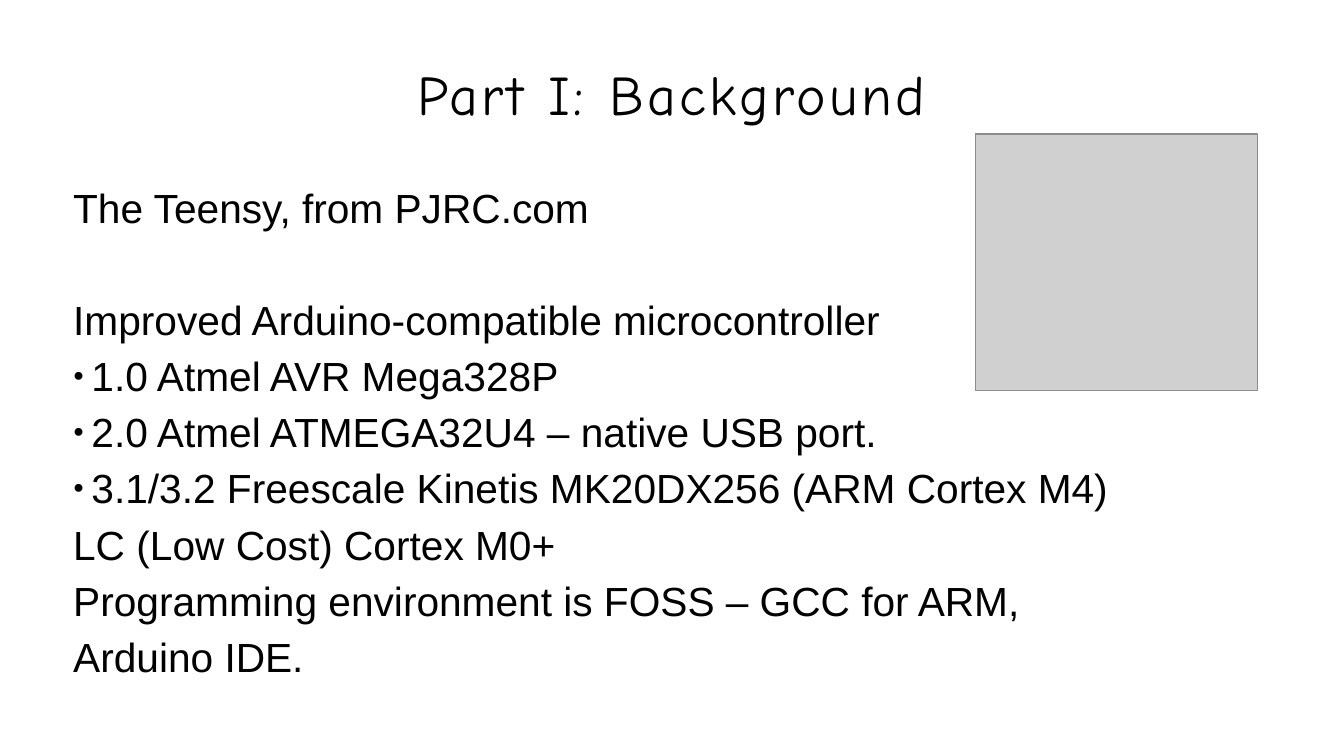
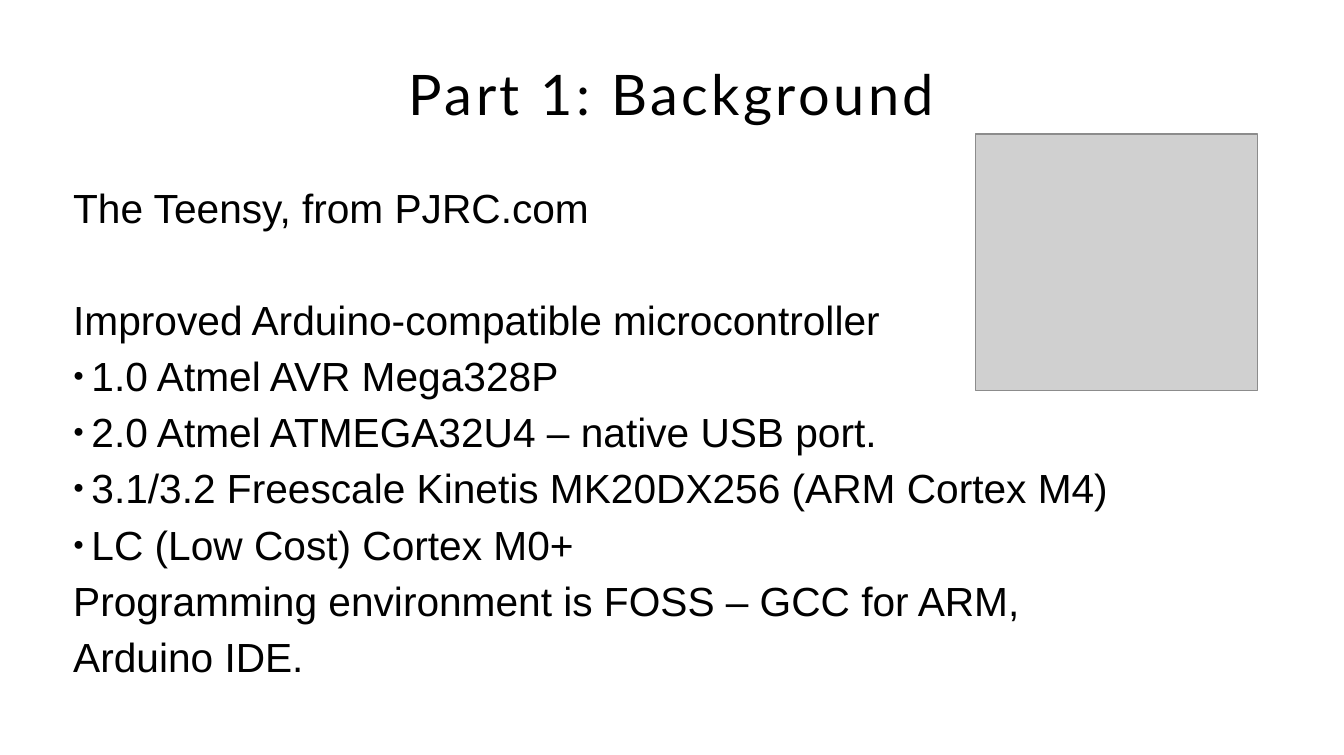
Before and after one commit to Jacquot-SFE/Teensy-synth-platform, a slide deck: slide 3 of presentation/slides/teensy-synthesis.odp (slide 2 before the commit). Drawn at 1344x755 pixels with LibreOffice and Linux fonts; fonts in the diff are those of the drawing; grey boxes stand for pictures; background and template pictures are left out. Boxes give left, top, right and bottom in pixels: in the first picture for what was removed or moved away, otherwise in the second. Text is boxed around its words. In the diff, an @@ line names an element or a change of style, - is before the commit and + after.

```diff
--- a/presentation/slides/teensy-synthesis.odp
+++ b/presentation/slides/teensy-synthesis.odp
@@ title at <box>409,73,934,125</box>: text changed; font Comic Neue to Lato @@
-Part I: Background
+Part 1: Background
@@ text at <box>91,530,573,567</box>: bullet none to ● @@
```
Also in this commit, not shown: 27 other slides changed, 1 slide added, 11 other files.
